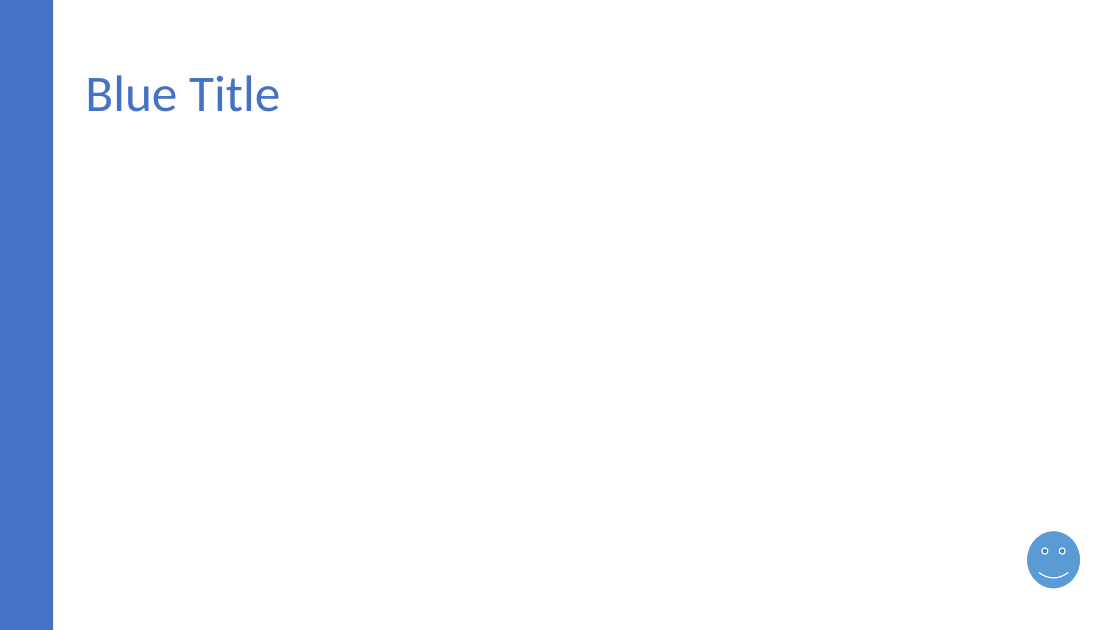
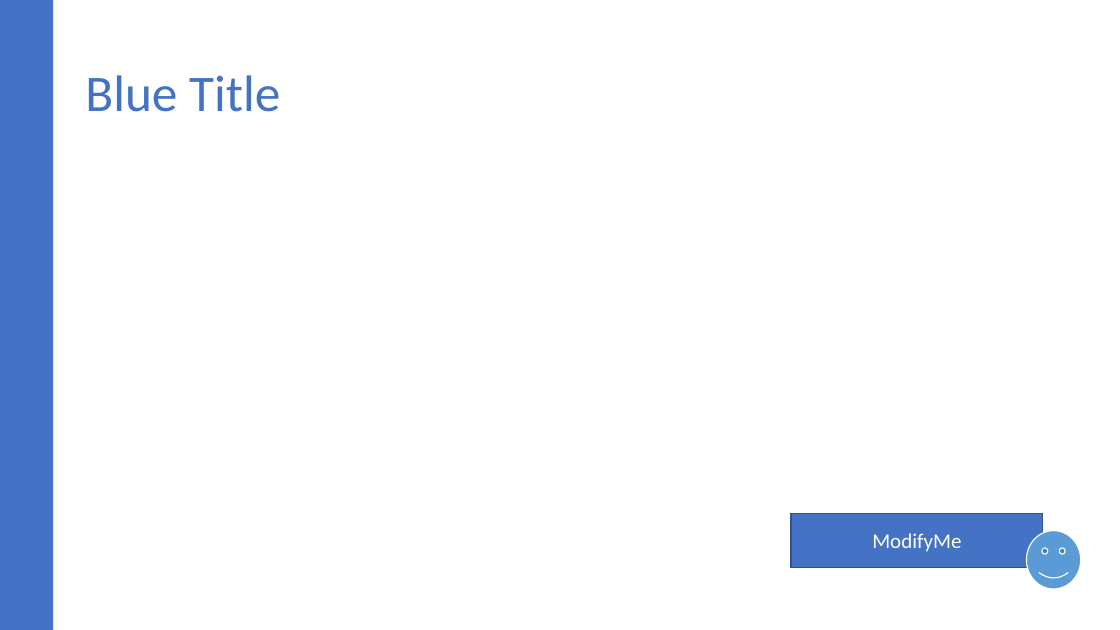
Before and after one commit to singerla/pptx-automizer, a slide deck: slide 3 of __tests__/pptx-templates/SlidesWithAdditionalMaster.pptx. Drawn at 1120x630 pixels with LibreOffice and Linux fonts; fonts in the diff are those of the drawing. Boxes give left, top, right and bottom in pixels: in the first picture for what was removed or moved away, otherwise in the second. Text is boxed around its words. In the diff, an @@ line names an element or a change of style, - is before the commit and + after.

Commit message:
feature(master): add/modify shapes to/on master slide

```diff
--- a/__tests__/pptx-templates/SlidesWithAdditionalMaster.pptx
+++ b/__tests__/pptx-templates/SlidesWithAdditionalMaster.pptx
@@ rectangle added at box(791, 513, 1044, 568), fill #4472C4, outline #325491 1 pt, 18 pt, text #FFFFFF @@
+ModifyMe
```
Also in this commit, not shown: 10 other files.
